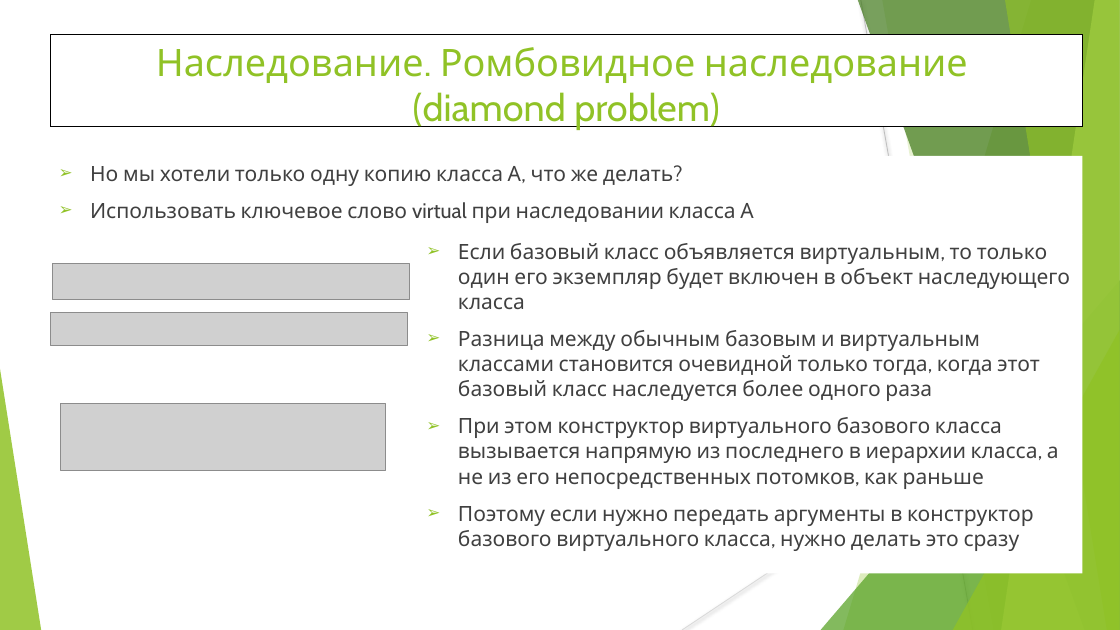
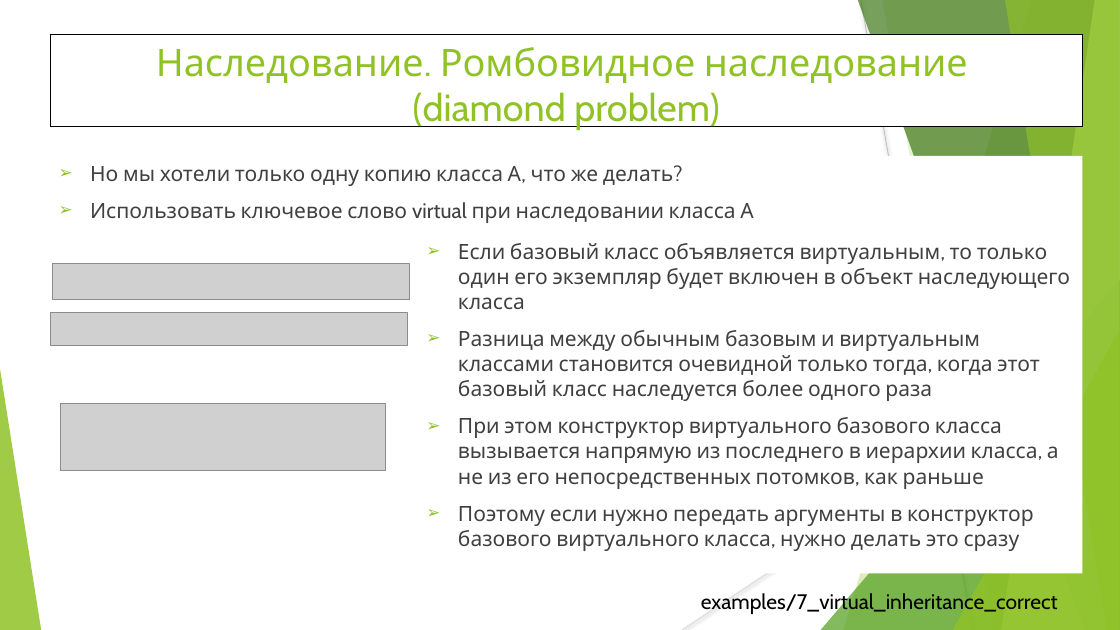
Before and after one commit to WhiteCatStudies/lectures, a slide deck: slide 11 of pt1/lectures/lecture2/lecture2.pptx (slide 8 before the commit). Drawn at 1120x630 pixels with LibreOffice and Linux fonts; fonts in the diff are those of the drawing; grey boxes stand for pictures. Boxes give left, top, right and bottom in pixels: in the first picture for what was removed or moved away, otherwise in the second. Text is boxed around its words. In the diff, an @@ line names an element or a change of style, - is before the commit and + after.

Commit message:
More slides on inheritance and polymorphism

```diff
--- a/pt1/lectures/lecture2/lecture2.pptx
+++ b/pt1/lectures/lecture2/lecture2.pptx
@@ text added at [701, 591, 1058, 615], 18 pt, text #000000 @@
+examples/7_virtual_inheritance_correct
```
Also in this commit, not shown: 7 other slides changed, 7 slides added.
